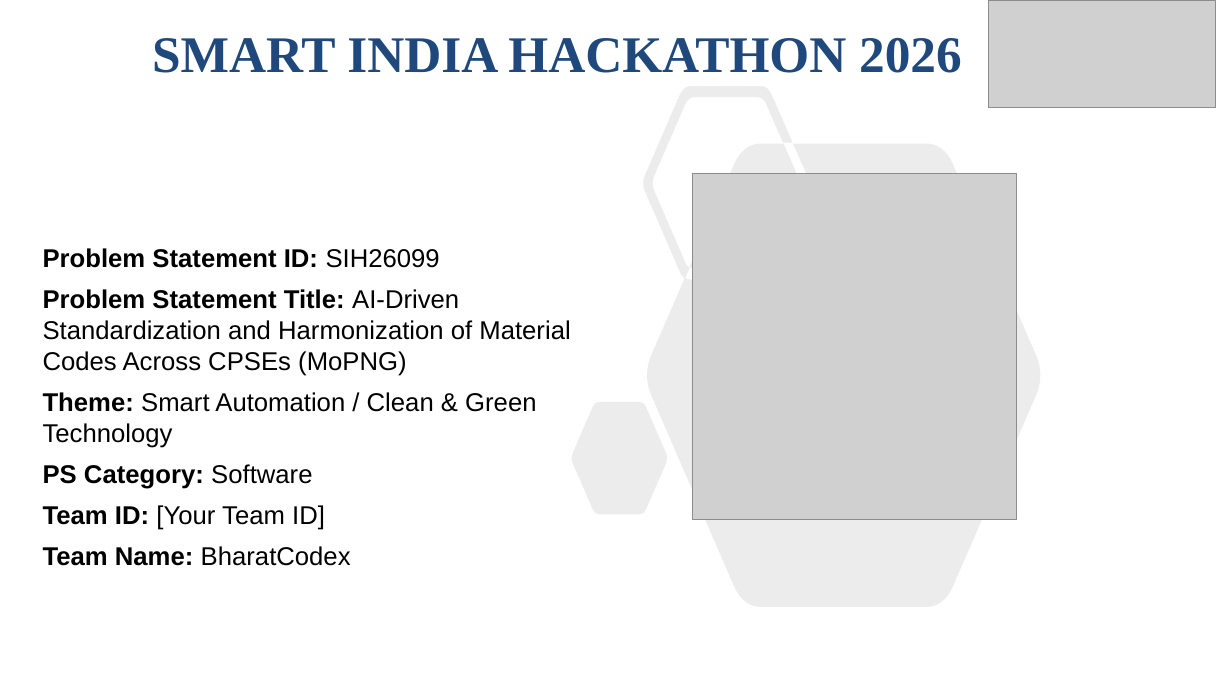
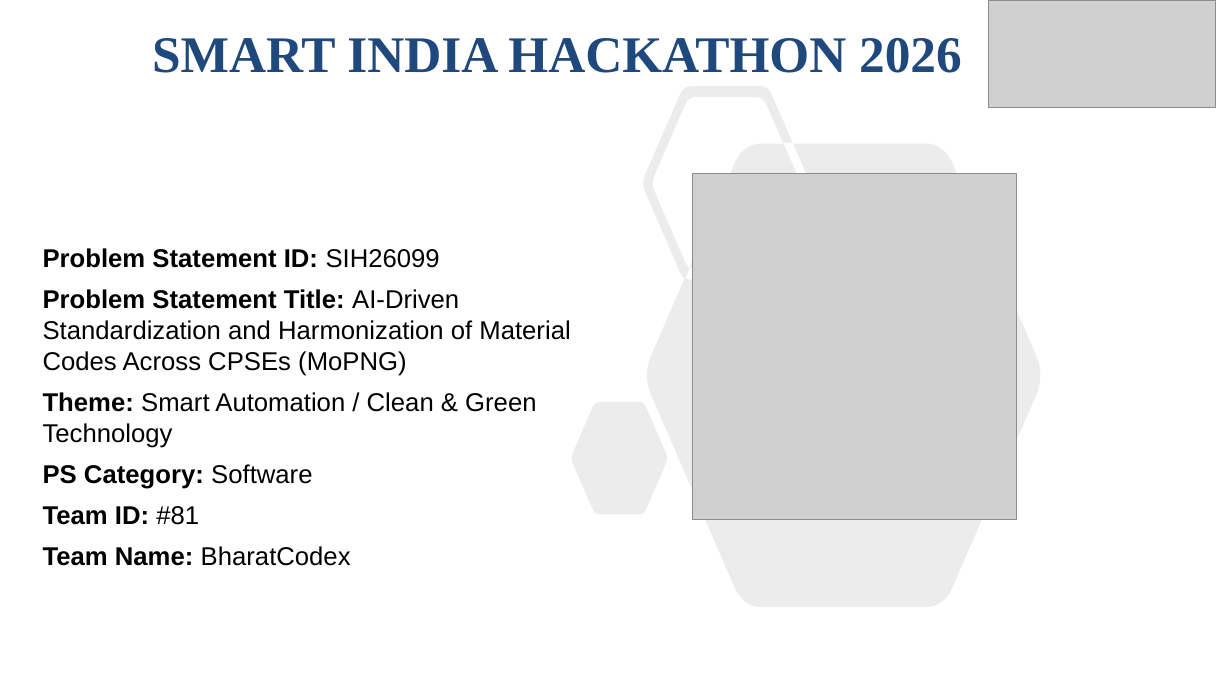
Before and after one commit to Gesicht436/Samanvay-AI, a slide deck: slide 1 of SIH_Presentation.pptx. Drawn at 1232x693 pixels with LibreOffice and Linux fonts; fonts in the diff are those of the drawing; grey boxes stand for pictures. Boxes give left, top, right and bottom in pixels: in the first picture for what was removed or moved away, otherwise in the second. Text is boxed around its words. In the diff, an @@ line names an element or a change of style, - is before the commit and + after.

```diff
--- a/SIH_Presentation.pptx
+++ b/SIH_Presentation.pptx
@@ text at [43,506,199,525]: text changed; bold on @@
-Team ID: [Your Team ID]
+Team ID: #81
```
Also in this commit, not shown: 5 other slides changed, 2 other files.
